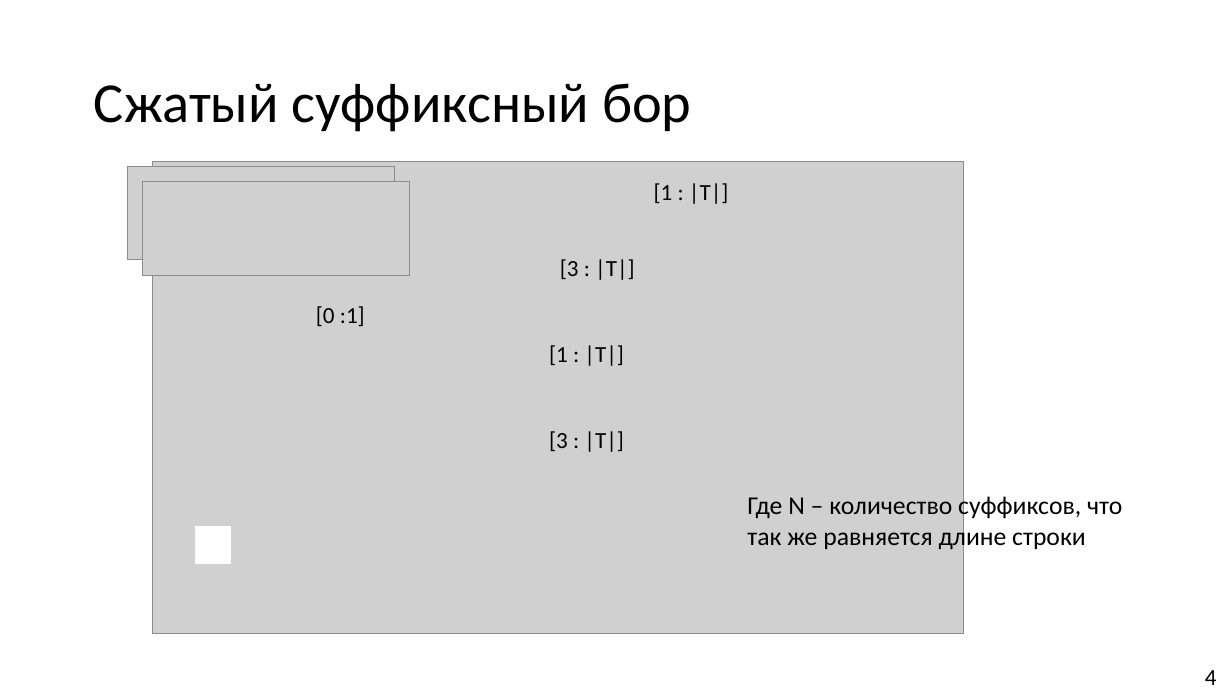
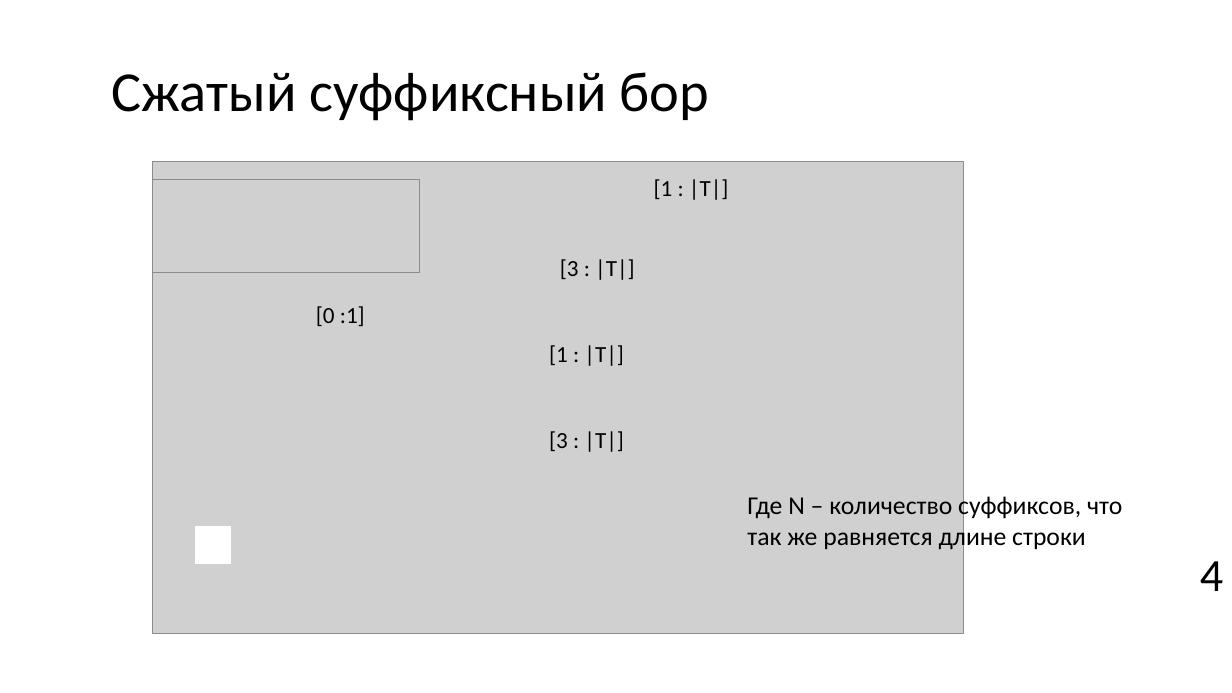
Before and after one commit to Pompon-Den/Suff-Tree-Algorithm-Ykkonen, a slide deck: slide 5 of Algorithm Ykkonena.pptx. Drawn at 1232x693 pixels with LibreOffice and Linux fonts; fonts in the diff are those of the drawing; grey boxes stand for pictures; background and template pictures are left out. Boxes give left, top, right and bottom in pixels: in the first picture for what was removed or moved away, otherwise in the second. Text is boxed around its words. In the diff, an @@ line names an element or a change of style, - is before the commit and + after.

```diff
--- a/Algorithm Ykkonena.pptx
+++ b/Algorithm Ykkonena.pptx
@@ title "Сжатый суффиксный бор": place and size @@
-title "Сжатый суффиксный бор" at [94, 83, 691, 132]
+title "Сжатый суффиксный бор" at [112, 72, 709, 121]
@@ picture removed at [128, 166, 395, 260] @@
@@ picture: place and size @@
-picture at [143, 182, 410, 275]
+picture at [152, 179, 420, 273]
@@ text "[1 : |T|]": place and size @@
-text "[1 : |T|]" at [654, 183, 729, 204]
+text "[1 : |T|]" at [654, 179, 729, 200]
@@ text "4": place and size @@
-text "4" at [1205, 670, 1217, 685]
+text "4" at [1200, 561, 1223, 591]
@@ text "4" at [1200, 561, 1223, 591]: size 18 to 36 pt; more space between paragraphs @@
```
Also in this commit, not shown: 13 other slides changed, 1 slide added, 9 slides removed, 5 other files.
